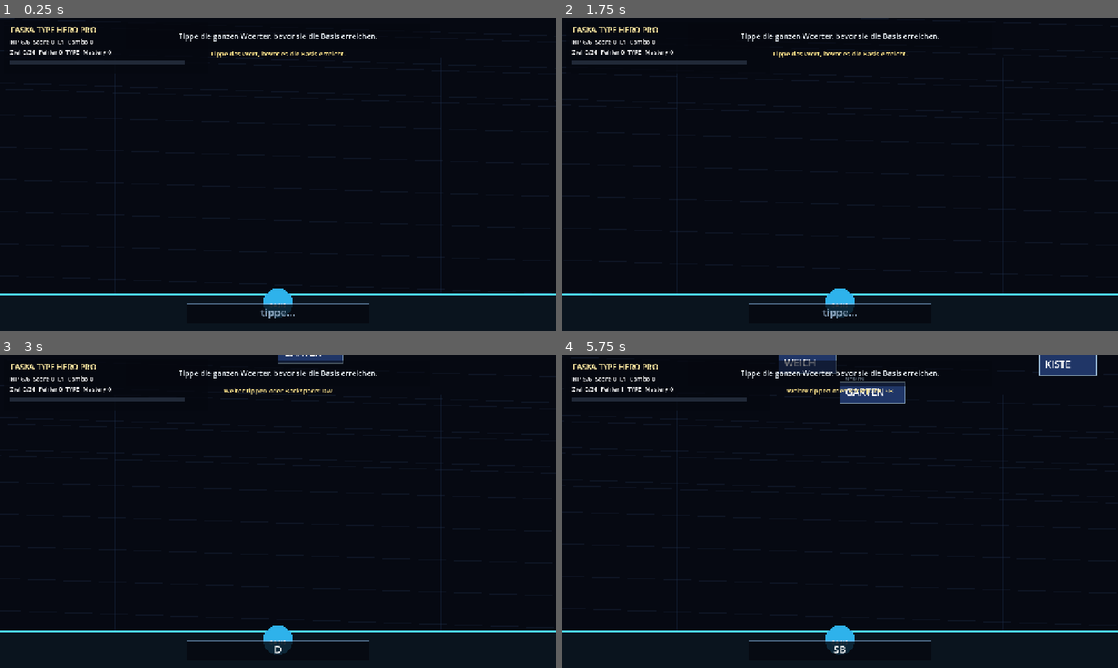
Above: before the commit, frames 1-4 (two rows, left to right).
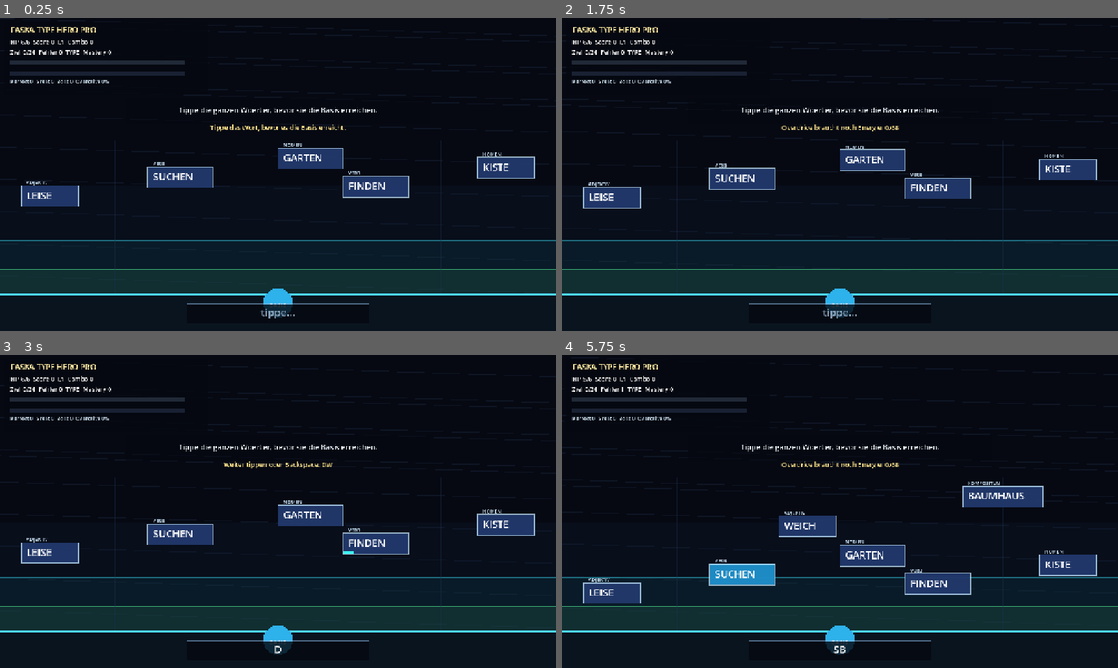
Above: after the commit, the same moments.

Repository: ralfarminkirchner-netizen/faska-flow-pro
Game: Godot game, scene res://scenes/main.tscn
Two runs of this game, one before a commit and one after it. Both use one fixed random seed, a clock stepped at 60 frames per second and the inputs below.
Inputs (mouse positions are in pixels of both pictures, inside the frame that each line leads up to):
- Up to frame 1 (0.25 s): no input
- Up to frame 2 (1.75 s): tap Enter at 0.5 s; hold D 0.53-1.28 s; tap Space at 0.6, 0.77, 1.07, 1.52, 1.55 s; click (840, 174) at 0.67 s; move the mouse to (728, 190) at 1.27 s; hold S from 1.28 s (still down); tap R at 1.35 s
- Up to frame 3 (3 s): tap Space at 1.82, 2.3 s; move the mouse to (333, 442) at 2.02 s; release S at 2.03 s; hold D 2.03-2.78 s; tap L at 2.1 s; move the mouse to (250, 574) at 2.77 s; hold W from 2.78 s (still down); tap Backspace at 2.85 s; click (250, 574) at 2.92 s
- Up to frame 4 (5.75 s): tap Space at 3.02, 3.05, 3.32, 3.77, 3.8, 4.07, 4.52, 4.55, 4.82, 5.3 s; move the mouse to (1006, 558) at 3.52 s; release W at 3.53 s; hold A 3.53-5.03 s; tap Enter at 3.6 s; move the mouse to (673, 464) at 4.27 s; tap Keypad Enter at 4.35 s; move the mouse to (867, 511) at 5.02 s; hold S from 5.03 s (still down); tap B at 5.1 s; click (867, 511) at 5.17 s

The runs differ from the first frame. In frame 1, 14% of the frame differs, in the area x 0-100%, y 4-88%; in frame 2, 14%; in frame 3, 14%; in frame 4, 17%, in the area x 0-100%, y 0-88%.

Commit message:
feat(typehero): deepen typing arcade loop

Diff:
--- a/godot/faska-type-hero/scripts/main.gd
+++ b/godot/faska-type-hero/scripts/main.gd
@@ -5,7 +5,13 @@
 const GOAL_HITS := 24
 const CARD_HEIGHT := 48.0
 const LANES := [150.0, 300.0, 450.0, 600.0, 750.0, 900.0, 1050.0, 1200.0]
-const MODE_SEQUENCE := ["TYPE", "NOMEN", "VERB", "ADJEKTIV", "KOMPOSITUM", "MATH", "LUECKE"]
+const MODE_SEQUENCE := ["TYPE", "SILBE", "NOMEN", "VERB", "ADJEKTIV", "KOMPOSITUM", "MATH", "LUECKE"]
+const PERFECT_RANGE := 58.0
+const GREAT_RANGE := 124.0
+const GOOD_RANGE := 250.0
+const OVERDRIVE_MAX := 100.0
+const OVERDRIVE_COST := 68.0
+const BOSS_STEP := 8
 
 const WORDS := [
 	{"word": "HAUS", "type": "NOMEN", "clue": "ein Ding"},
@@ -82,6 +88,19 @@
 	{"display": "K?STE", "answer": "KISTE", "clue": "i fehlt"},
 ]
 
+const SYLLABLE_TASKS := [
+	{"display": "LAM-PE", "answer": "LAMPE", "clue": "zwei Silben hoeren"},
+	{"display": "SCHU-LE", "answer": "SCHULE", "clue": "zwei Silben verbinden"},
+	{"display": "GAR-TEN", "answer": "GARTEN", "clue": "zwei Silben verbinden"},
+	{"display": "FENS-TER", "answer": "FENSTER", "clue": "zwei Silben verbinden"},
+	{"display": "BRUE-CKE", "answer": "BRUECKE", "clue": "zwei Silben verbinden"},
+	{"display": "RE-GEN-BO-GEN", "answer": "REGENBOGEN", "clue": "vier Silben lesen"},
+	{"display": "SON-NEN-BLU-ME", "answer": "SONNENBLUME", "clue": "vier Silben lesen"},
+	{"display": "ZAHN-BUER-STE", "answer": "ZAHNBUERSTE", "clue": "drei Silben lesen"},
+	{"display": "BIL-DER-BUCH", "answer": "BILDERBUCH", "clue": "drei Silben lesen"},
+	{"display": "SCHNEE-BALL", "answer": "SCHNEEBALL", "clue": "zwei Wortteile lesen"},
+]
+
 class TouchTypeOverlay:
 	extends Control
 
@@ -189,11 +208,17 @@
 var mistakes := 0
 var level := 1
 var hits := 0
+var perfect_hits := 0
+var great_hits := 0
+var boss_clears := 0
+var next_boss_at := BOSS_STEP
 var spawn_timer := 0.0
 var mode_timer := 0.0
 var mode_index := 0
 var learn_mode := true
 var focus_burst := 0.0
+var overdrive := 0.0
+var overdrive_timer := 0.0
 var next_id := 1
 var message := "Tippe das Wort, bevor es die Basis erreicht."
 var message_timer := 4.0
@@ -242,6 +267,8 @@
 				current_input = current_input.left(current_input.length() - 1)
 		elif event.keycode == KEY_ENTER or event.keycode == KEY_KP_ENTER:
 			_try_resolve_input(true)
+		elif event.keycode == KEY_SPACE:
+			_trigger_overdrive()
 		else:
 			var label := _key_to_token(event)
 			if label.length() == 1 and ((label >= "A" and label <= "Z") or (label >= "0" and label <= "9")):
@@ -257,6 +284,7 @@
 	message_timer = maxf(0.0, message_timer - delta)
 	shake = maxf(0.0, shake - delta * 7.0)
 	focus_burst = maxf(0.0, focus_burst - delta)
+	overdrive_timer = maxf(0.0, overdrive_timer - delta)
 	_update_mode()
 	_update_spawns()
 	_update_enemies(delta)
@@ -273,6 +301,9 @@
 
 func _base_x() -> float:
 	return get_viewport_rect().size.x * 0.5
+
+func _playfield_top() -> float:
+	return maxf(215.0, minf(_base_y() - 260.0, 315.0))
 
 func _lane_positions() -> Array:
 	var screen := get_viewport_rect().size
@@ -324,15 +355,19 @@
 
 func _update_spawns() -> void:
 	var interval := maxf(0.85, 2.15 - level * 0.12)
+	if _boss_present():
+		interval += 0.65
 	if spawn_timer >= interval:
 		spawn_timer = 0.0
 		_spawn_enemy(0.0)
-		if enemies.size() < 4:
+		if enemies.size() < 4 and not _boss_present():
 			_spawn_enemy(0.25)
 
 func _update_enemies(delta: float) -> void:
 	var base_y := _base_y()
 	var speed_scale := 0.48 if focus_burst > 0.0 else 1.0
+	if overdrive_timer > 0.0:
+		speed_scale *= 0.34
 	for enemy in enemies:
 		enemy["y"] += enemy["speed"] * speed_scale * delta
 		enemy["pulse"] += delta
@@ -371,6 +406,26 @@
 	particles = particles.filter(func(p): return p["life"] > 0.0)
 	lasers = lasers.filter(func(l): return l["life"] > 0.0)
 
+func _trigger_overdrive() -> void:
+	if overdrive < OVERDRIVE_COST:
+		_set_message("Overdrive braucht noch Energie: %d/%d" % [int(overdrive), int(OVERDRIVE_COST)])
+		return
+	overdrive = maxf(0.0, overdrive - OVERDRIVE_COST)
+	overdrive_timer = 5.0
+	focus_burst = maxf(focus_burst, 2.2)
+	score += 180
+	for enemy in enemies:
+		enemy["speed"] *= 0.84
+		enemy["y"] = maxf(-80.0, float(enemy["y"]) - 22.0)
+	_spawn_particles(Vector2(_base_x(), _base_y()), Color(0.34, 0.95, 1.0), 26)
+	_set_message("Overdrive: Zeitfenster offen, Gegner verlangsamt.")
+
+func _boss_present() -> bool:
+	for enemy in enemies:
+		if enemy.get("boss", false):
+			return true
+	return false
+
 func _try_resolve_input(force: bool) -> void:
 	if current_input == "":
 		_clear_targeting()
@@ -467,26 +522,50 @@
 	var correct_for_mode := _is_correct_target(target)
 	var target_pos := Vector2(target["x"], target["y"])
 	lasers.append({"from": Vector2(_base_x(), _base_y() + 12), "to": target_pos, "life": 0.14, "good": correct_for_mode})
-	target["dead"] = true
 	if correct_for_mode:
+		var grade := _timing_grade(target)
+		var bonus := _timing_bonus(grade)
 		combo += 1
 		streak += 1
 		hits += 1
 		var mode := _current_mode()
 		mastery[mode] = int(mastery.get(mode, 0)) + 1
-		score += 80 + target["answer"].length() * 12 + combo * 8
+		score += 80 + target["answer"].length() * 12 + combo * 8 + bonus
+		overdrive = minf(OVERDRIVE_MAX, overdrive + 5.0 + combo * 0.42 + bonus * 0.025)
+		if grade == "PERFECT":
+			perfect_hits += 1
+			overdrive = minf(OVERDRIVE_MAX, overdrive + 9.0)
+		elif grade == "GREAT":
+			great_hits += 1
+			overdrive = minf(OVERDRIVE_MAX, overdrive + 5.0)
 		level = 1 + int(hits / 5)
-		_spawn_particles(target_pos, Color(0.18, 0.9, 1.0), 16)
+		_spawn_particles(target_pos, Color(0.18, 0.9, 1.0), 18 if grade in ["PERFECT", "GREAT"] else 12)
+		if target.get("boss", false) and _advance_boss_part(target):
+			current_input = ""
+			_set_message("%s Boss-Phase getroffen: %s" % [grade, str(target["display"])])
+			return
+		target["dead"] = true
+		if target.get("boss", false):
+			boss_clears += 1
+			score += 900 + combo * 18
+			overdrive = minf(OVERDRIVE_MAX, overdrive + 35.0)
+			_spawn_particles(target_pos, Color(1.0, 0.76, 0.25), 36)
+			_set_message("Boss geloest. Bonus %d  Combo %d" % [900 + combo * 18, combo])
+		elif grade == "PERFECT" and combo >= 4:
+			_set_message("PERFECT! Combo %d  Overdrive %d%%" % [combo, int(overdrive)])
+		elif grade == "GREAT":
+			_set_message("Great Hit: %s  Combo %d" % [target["answer"], combo])
 		if streak > 0 and streak % 6 == 0:
 			focus_burst = 5.0
 			_set_message("Focus-Burst: Gegner werden kurz langsamer. Combo %d" % combo)
-		else:
-			_set_message("Treffer: %s  Combo %d" % [target["answer"], combo])
+		elif not target.get("boss", false) and grade not in ["PERFECT", "GREAT"]:
+			_set_message("%s: %s  Combo %d" % [grade, target["answer"], combo])
 		if hits >= GOAL_HITS:
 			finished = true
 			score += 800
 			_set_message("Lernrunde geschafft. Score %d" % score)
 	else:
+		target["dead"] = true
 		_adjust_mastery(_current_mode(), -1)
 		_register_mistake("Das war kein passendes %s: %s" % [_current_mode(), target["display"]])
 		_spawn_particles(target_pos, Color(1.0, 0.25, 0.15), 12)
@@ -497,11 +576,48 @@
 	if enemies.size() < 3 and not finished:
 		_spawn_enemy(0.0)
 
+func _timing_grade(enemy: Dictionary) -> String:
+	var distance := _base_y() - float(enemy["y"])
+	if distance <= PERFECT_RANGE:
+		return "PERFECT"
+	if distance <= GREAT_RANGE:
+		return "GREAT"
+	if distance <= GOOD_RANGE:
+		return "GOOD"
+	return "EARLY"
+
+func _timing_bonus(grade: String) -> int:
+	if grade == "PERFECT":
+		return 260
+	if grade == "GREAT":
+		return 150
+	if grade == "GOOD":
+		return 70
+	return 20
+
+func _advance_boss_part(enemy: Dictionary) -> bool:
+	var parts: Array = enemy.get("boss_parts", [])
+	var next_index := int(enemy.get("boss_index", 0)) + 1
+	if next_index >= parts.size():
+		return false
+	var part: Dictionary = parts[next_index]
+	enemy["boss_index"] = next_index
+	enemy["boss_hp"] = max(1, parts.size() - next_index)
+	enemy["display"] = part["display"]
+	enemy["answer"] = part["answer"]
+	enemy["kind"] = part["kind"]
+	enemy["mode"] = part["mode"]
+	enemy["clue"] = part["clue"]
+	enemy["y"] = maxf(-36.0, float(enemy["y"]) - 34.0)
+	enemy["speed"] = float(enemy["speed"]) + 4.5
+	enemy["targeted"] = false
+	return true
+
 func _is_correct_target(enemy: Dictionary) -> bool:
 	var mode := _current_mode()
 	if mode == "TYPE":
 		return true
-	if mode == "MATH" or mode == "LUECKE":
+	if mode == "MATH" or mode == "LUECKE" or mode == "SILBE":
 		return enemy["mode"] == mode
 	return enemy["kind"] == mode
 
@@ -510,6 +626,7 @@
 	combo = 0
 	streak = 0
 	hp = max(1, hp - 1)
+	overdrive = maxf(0.0, overdrive - 10.0)
 	shake = 1.2
 	_set_message(text)
 
@@ -538,7 +655,7 @@
 	var enemy: Dictionary = _make_enemy_payload(mode)
 	enemy["id"] = next_id
 	enemy["x"] = x
-	enemy["y"] = -60.0 - delay * 160.0
+	enemy["y"] = _playfield_top() + delay * 54.0
 	enemy["speed"] = 29.0 + level * 4.6 + (0.0 if enemy["target"] else 8.0)
 	if enemy.get("repeat", false):
 		enemy["speed"] *= 0.78
@@ -548,6 +665,9 @@
 	enemies.append(enemy)
 
 func _make_enemy_payload(mode: String) -> Dictionary:
+	if hits >= next_boss_at and not _boss_present():
+		next_boss_at += BOSS_STEP
+		return _make_boss_payload(mode)
 	if not repeat_queue.is_empty() and next_id % 3 == 0:
 		var repeated: Dictionary = repeat_queue.pop_front()
 		repeated["target"] = true
@@ -575,6 +695,17 @@
 			"repeat": false,
 			"clue": gap["clue"],
 		}
+	if mode == "SILBE":
+		var syllable: Dictionary = SYLLABLE_TASKS[(next_id + hits + level) % SYLLABLE_TASKS.size()]
+		return {
+			"display": syllable["display"],
+			"answer": syllable["answer"],
+			"kind": "SILBE",
+			"mode": "SILBE",
+			"target": true,
+			"repeat": false,
+			"clue": syllable["clue"],
+		}
 	var word: Dictionary = WORDS[(next_id * 5 + level + hits) % WORDS.size()]
 	if mode != "TYPE" and next_id % 3 == 0:
 		word = _word_not_kind(mode)
@@ -588,6 +719,53 @@
 		"clue": word["clue"],
 	}
 
+func _make_boss_payload(mode: String) -> Dictionary:
+	var parts := _boss_parts(mode)
+	var first: Dictionary = parts[0]
+	return {
+		"display": first["display"],
+		"answer": first["answer"],
+		"kind": first["kind"],
+		"mode": first["mode"],
+		"target": true,
+		"repeat": false,
+		"clue": "Boss-Kette: %s" % first["clue"],
+		"boss": true,
+		"boss_parts": parts,
+		"boss_index": 0,
+		"boss_hp": parts.size(),
+	}
+
+func _boss_parts(mode: String) -> Array:
+	var parts := []
+	if mode == "MATH":
+		for i in range(4):
+			var task: Dictionary = MATH_TASKS[(next_id + hits + i * 3) % MATH_TASKS.size()]
+			parts.append({"display": task["display"], "answer": task["answer"], "kind": "MATH", "mode": "MATH", "clue": "Rechne sauber."})
+		return parts
+	if mode == "LUECKE":
+		for i in range(4):
+			var gap: Dictionary = GAP_TASKS[(next_id + hits + i * 2) % GAP_TASKS.size()]
+			parts.append({"display": gap["display"], "answer": gap["answer"], "kind": "LUECKE", "mode": "LUECKE", "clue": gap["clue"]})
+		return parts
+	if mode == "SILBE":
+		for i in range(4):
+			var syllable: Dictionary = SYLLABLE_TASKS[(next_id + hits + i * 2) % SYLLABLE_TASKS.size()]
+			parts.append({"display": syllable["display"], "answer": syllable["answer"], "kind": "SILBE", "mode": "SILBE", "clue": syllable["clue"]})
+		return parts
+	var wanted := mode
+	for i in range(4):
+		var word: Dictionary = WORDS[(next_id + hits + i * 4) % WORDS.size()] if wanted == "TYPE" else _word_of_kind(wanted, i)
+		parts.append({"display": word["word"], "answer": word["word"], "kind": word["type"], "mode": "WORD", "clue": word["clue"]})
+	return parts
+
+func _word_of_kind(kind: String, offset: int) -> Dictionary:
+	for i in range(WORDS.size()):
+		var candidate: Dictionary = WORDS[(next_id + offset + i * 3) % WORDS.size()]
+		if candidate["type"] == kind:
+			return candidate
+	return WORDS[0]
+
 func _word_not_kind(kind: String) -> Dictionary:
 	for i in range(WORDS.size()):
 		var candidate: Dictionary = WORDS[(next_id + i * 2) % WORDS.size()]
@@ -602,6 +780,8 @@
 	var mode := _current_mode()
 	if mode == "TYPE":
 		return "Tippe die ganzen Woerter, bevor sie die Basis erreichen."
+	if mode == "SILBE":
+		return "Silben-Lauf: Lies die Teile und tippe das ganze Wort."
 	if mode == "MATH":
 		return "Mathe-Blaster: Tippe das Ergebnis."
 	if mode == "LUECKE":
@@ -643,8 +823,14 @@
 	for i in range(14):
 		var y := fmod(Time.get_ticks_msec() * 0.025 + i * 74.0, screen.y + 80.0) - 80.0
 		draw_line(Vector2(0, y), Vector2(screen.x, y + 40.0), Color(0.08, 0.12, 0.2, 0.55), 2.0)
+	var base_y := _base_y()
+	draw_rect(Rect2(0, base_y - GOOD_RANGE, screen.x, GOOD_RANGE), Color(0.06, 0.12, 0.20, 0.25), true)
+	draw_rect(Rect2(0, base_y - GREAT_RANGE, screen.x, GREAT_RANGE), Color(0.05, 0.24, 0.30, 0.28), true)
+	draw_rect(Rect2(0, base_y - PERFECT_RANGE, screen.x, PERFECT_RANGE), Color(0.13, 0.34, 0.27, 0.32), true)
+	draw_line(Vector2(0, base_y - PERFECT_RANGE), Vector2(screen.x, base_y - PERFECT_RANGE), Color(0.34, 1.0, 0.62, 0.62), 2.0)
+	draw_line(Vector2(0, base_y - GREAT_RANGE), Vector2(screen.x, base_y - GREAT_RANGE), Color(0.22, 0.9, 1.0, 0.42), 1.5)
 	for lane in _lane_positions():
-		draw_line(Vector2(float(lane), 92), Vector2(float(lane), _base_y()), Color(0.12, 0.2, 0.32, 0.55), 1.0)
+		draw_line(Vector2(float(lane), _playfield_top() - 34.0), Vector2(float(lane), base_y), Color(0.12, 0.2, 0.32, 0.55), 1.0)
 
 func _draw_enemies() -> void:
 	var font := get_theme_default_font()
@@ -658,6 +844,9 @@
 			fill = Color(0.12, 0.55, 0.78, 0.98)
 		if enemy.get("repeat", false):
 			fill = Color(0.42, 0.24, 0.70, 0.98)
+		if enemy.get("boss", false):
+			fill = Color(0.72, 0.28, 0.16, 0.98) if good else Color(0.50, 0.16, 0.16, 0.98)
+			draw_rect(rect.grow(9.0), Color(1.0, 0.62, 0.18, 0.24), true)
 		draw_rect(rect, fill)
 		if enemy["id"] == selected_enemy_id:
 			draw_rect(rect.grow(5.0), Color(1.0, 0.87, 0.26, 0.72), false, 3.0)
@@ -672,8 +861,14 @@
 		draw_string(font, pos + Vector2(-width * 0.5 + 12.0, 7.0), display, HORIZONTAL_ALIGNMENT_LEFT, width - 24.0, 23, Color.WHITE)
 		if typed_len > 0:
 			draw_rect(Rect2(rect.position + Vector2(0, rect.size.y - 6.0), Vector2(rect.size.x * float(typed_len) / maxf(1.0, answer.length()), 6.0)), Color(0.24, 0.95, 0.95))
-		var tag := "REPEAT" if enemy.get("repeat", false) else str(enemy["kind"])
+		var tag := "BOSS %d" % int(enemy.get("boss_hp", 1)) if enemy.get("boss", false) else ("REPEAT" if enemy.get("repeat", false) else str(enemy["kind"]))
 		draw_string(font, pos + Vector2(-width * 0.5 + 12.0, -27.0), tag, HORIZONTAL_ALIGNMENT_LEFT, width - 24.0, 11, Color(0.82, 0.92, 1.0))
+		if enemy.get("boss", false):
+			var parts: Array = enemy.get("boss_parts", [])
+			var remaining := int(enemy.get("boss_hp", 1))
+			var max_parts: int = max(1, parts.size())
+			draw_rect(Rect2(rect.position + Vector2(0, rect.size.y + 5.0), Vector2(rect.size.x, 6.0)), Color(0.12, 0.06, 0.05, 0.92), true)
+			draw_rect(Rect2(rect.position + Vector2(0, rect.size.y + 5.0), Vector2(rect.size.x * float(remaining) / float(max_parts), 6.0)), Color(1.0, 0.68, 0.26, 0.96), true)
 
 func _draw_lasers() -> void:
 	for laser in lasers:
@@ -700,14 +895,20 @@
 	var font := get_theme_default_font()
 	var compact := screen.x < 760.0
 	var panel_w := minf(screen.x - 20.0, 470.0)
-	draw_rect(Rect2(10, 10, panel_w, 118), Color(0.02, 0.03, 0.06, 0.78))
+	draw_rect(Rect2(10, 10, panel_w, 166), Color(0.02, 0.03, 0.06, 0.82))
 	draw_string(font, Vector2(24, 34), "FASKA TYPE HERO PRO", HORIZONTAL_ALIGNMENT_LEFT, panel_w - 28.0, 18 if not compact else 14, Color(1.0, 0.92, 0.64))
 	draw_string(font, Vector2(24, 60), "HP %d/6  Score %d  L%d  Combo %d" % [hp, score, level, combo], HORIZONTAL_ALIGNMENT_LEFT, panel_w - 28.0, 14 if not compact else 11, Color.WHITE)
 	draw_string(font, Vector2(24, 84), "Ziel %d/%d  Fehler %d  %s  Mastery %d" % [hits, GOAL_HITS, mistakes, _current_mode(), int(mastery.get(_current_mode(), 0))], HORIZONTAL_ALIGNMENT_LEFT, panel_w - 28.0, 14 if not compact else 10, Color.WHITE)
 	draw_rect(Rect2(24, 98, panel_w - 70.0, 10), Color(0.13, 0.16, 0.22))
 	draw_rect(Rect2(24, 98, (panel_w - 70.0) * float(hits) / GOAL_HITS, 10), Color(0.22, 0.85, 0.62))
+	draw_rect(Rect2(24, 122, panel_w - 70.0, 12), Color(0.10, 0.13, 0.20))
+	var overdrive_color := Color(0.20, 0.95, 1.0) if overdrive >= OVERDRIVE_COST else Color(0.55, 0.66, 0.82)
+	draw_rect(Rect2(24, 122, (panel_w - 70.0) * overdrive / OVERDRIVE_MAX, 12), overdrive_color)
+	if overdrive_timer > 0.0:
+		draw_rect(Rect2(24, 136, (panel_w - 70.0) * overdrive_timer / 5.0, 5), Color(1.0, 0.90, 0.34))
+	draw_string(font, Vector2(24, 150), "Perfect %d  Great %d  Boss %d  Overdrive %d%%" % [perfect_hits, great_hits, boss_clears, int(overdrive)], HORIZONTAL_ALIGNMENT_LEFT, panel_w - 28.0, 12 if not compact else 9, Color(0.86, 0.94, 1.0))
 	var prompt_w := minf(screen.x - 24.0, 700.0)
-	var prompt_y := 136.0 if compact else 14.0
+	var prompt_y := 184.0
 	draw_rect(Rect2(screen.x * 0.5 - prompt_w * 0.5, prompt_y, prompt_w, 58), Color(0.02, 0.03, 0.06, 0.56))
 	draw_string(font, Vector2(screen.x * 0.5 - prompt_w * 0.5 + 16.0, prompt_y + 34.0), _mode_prompt(), HORIZONTAL_ALIGNMENT_CENTER, prompt_w - 32.0, 17 if not compact else 12, Color(0.95, 0.98, 1.0))
 	if message_timer > 0.0:
Not shown, changed: src/components/games/godot/FaskaTypeHeroGodot.jsx
Not shown, changed: src/components/hub/GameEngineHub.jsx
